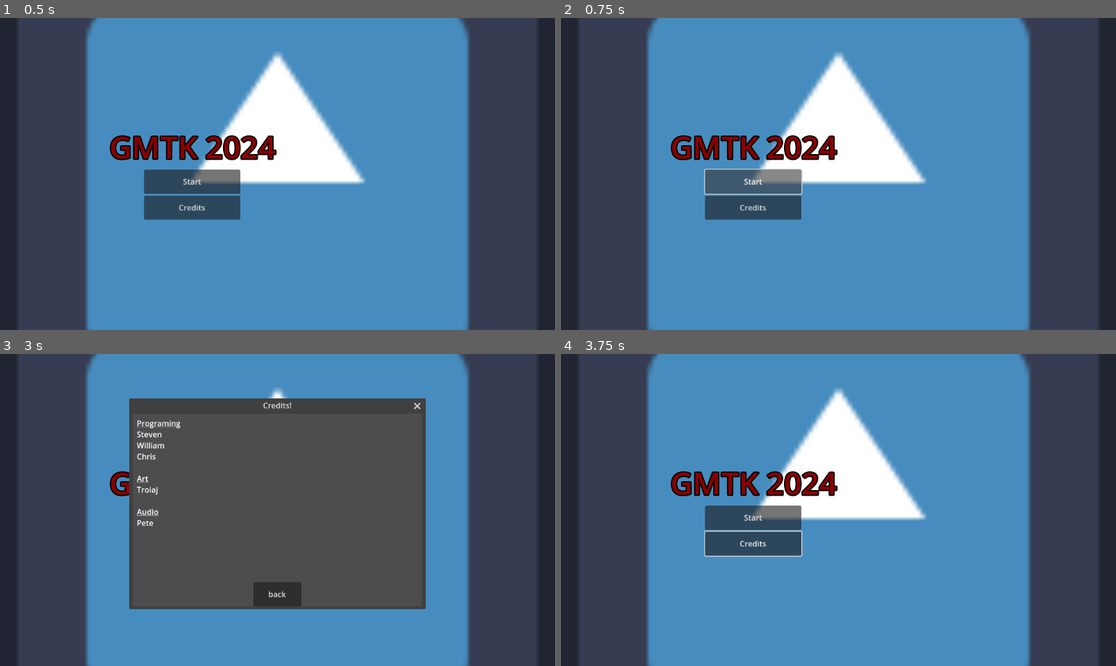
Above: before the commit, frames 1-4 (two rows, left to right).
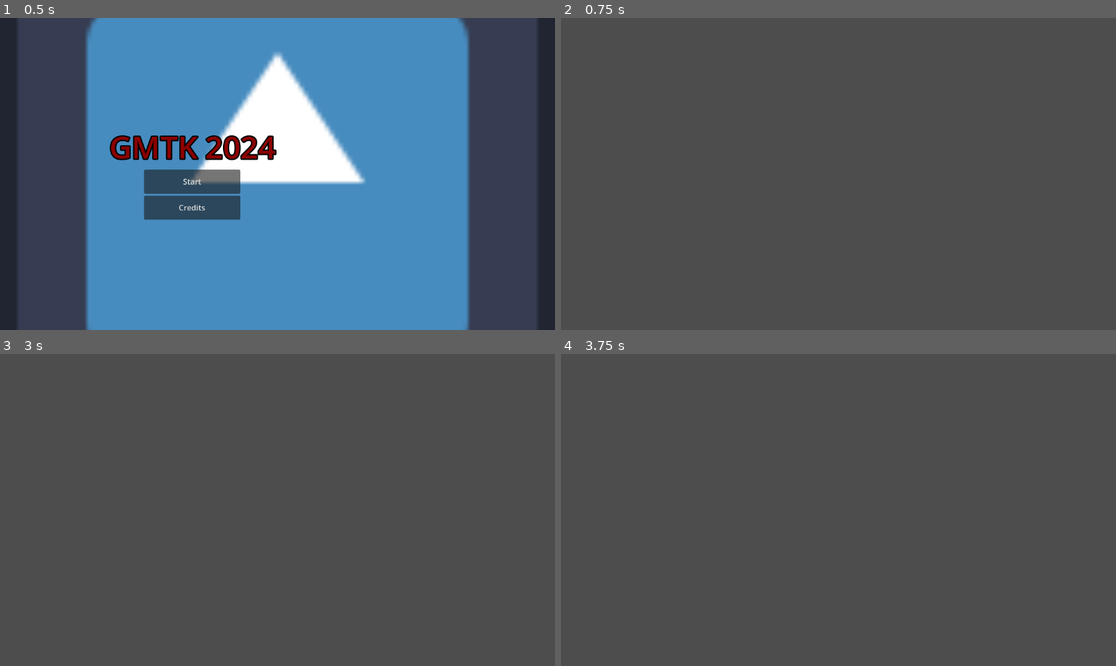
Above: after the commit, the same moments.

Repository: Glue-N-Wrench/built-for-scales
Game: Godot game, scene res://PlayableScenes/MainMenu.tscn
The game is run twice, just before and just after one commit, with the same random seed, the same clock (stepped at 60 frames per second) and the same inputs. The project has no main scene, so this scene is started directly. The engine's default icon, where the game draws it, is replaced by a stand-in: a white triangle on a blue panel in a dark square.
Inputs (mouse positions are in pixels of both pictures, inside the frame that each line leads up to):
- Up to frame 1 (0.5 s): no input
- Up to frame 2 (0.75 s): click "Start" at 0.5 s
- Up to frame 3 (3 s): click (194, 516) at 1.25 s, where only the run before the commit has a clickable "Start"; click (194, 516) at 2 s, where only the run before the commit has a clickable "Start"; click (194, 544) at 2.75 s, where only the run before the commit has a clickable "Credits"
- Up to frame 4 (3.75 s): click (838, 594) at 3.5 s, where only the run before the commit has a clickable "back"

Frame 1 is identical in both runs. In frame 2, 76% of the frame differs, in the area x 0-100%, y 0-100%; in frame 3, 41%; in frame 4, 76%.

Commit message:
corrected main menu pointer

Diff:
--- a/UI/MainMenu/Start_Btn.gd
+++ b/UI/MainMenu/Start_Btn.gd
@@ -1,6 +1,6 @@
 extends Button
 
-@onready var packedLevel = load("res://mainLevel.tscn")
+@onready var packedLevel = load("res://PlayableScenes/MainLevel.tscn")
 
 func _on_pressed():
 	get_tree().change_scene_to_packed(packedLevel)
